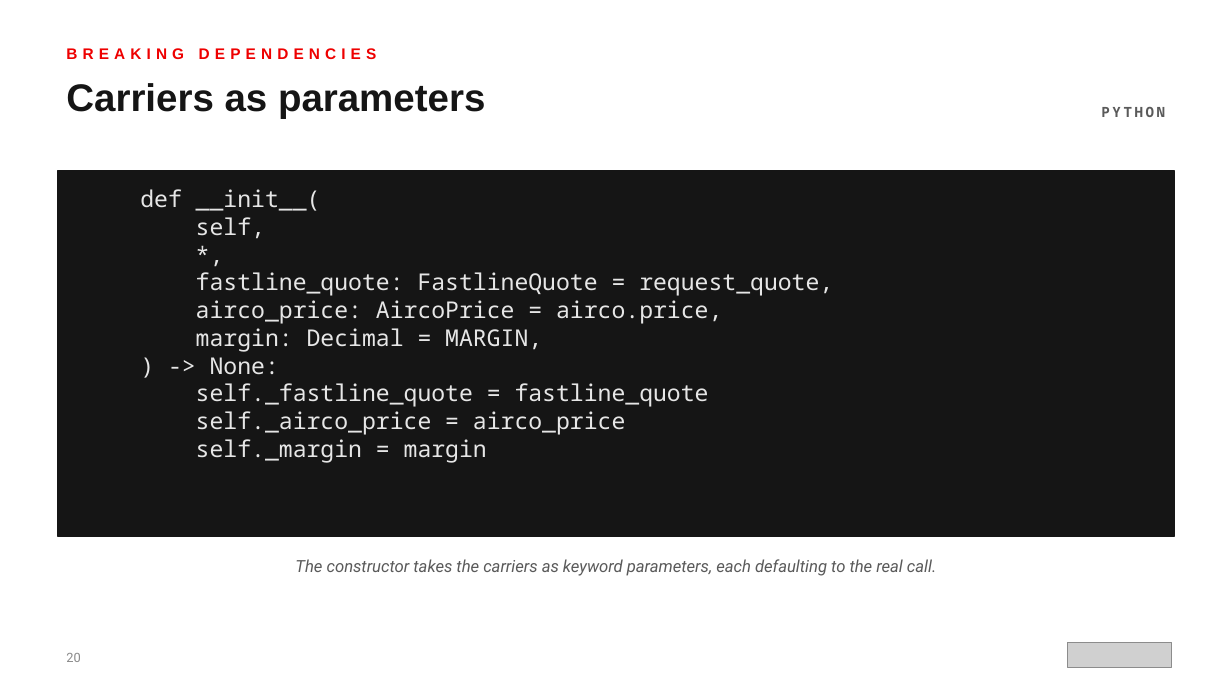
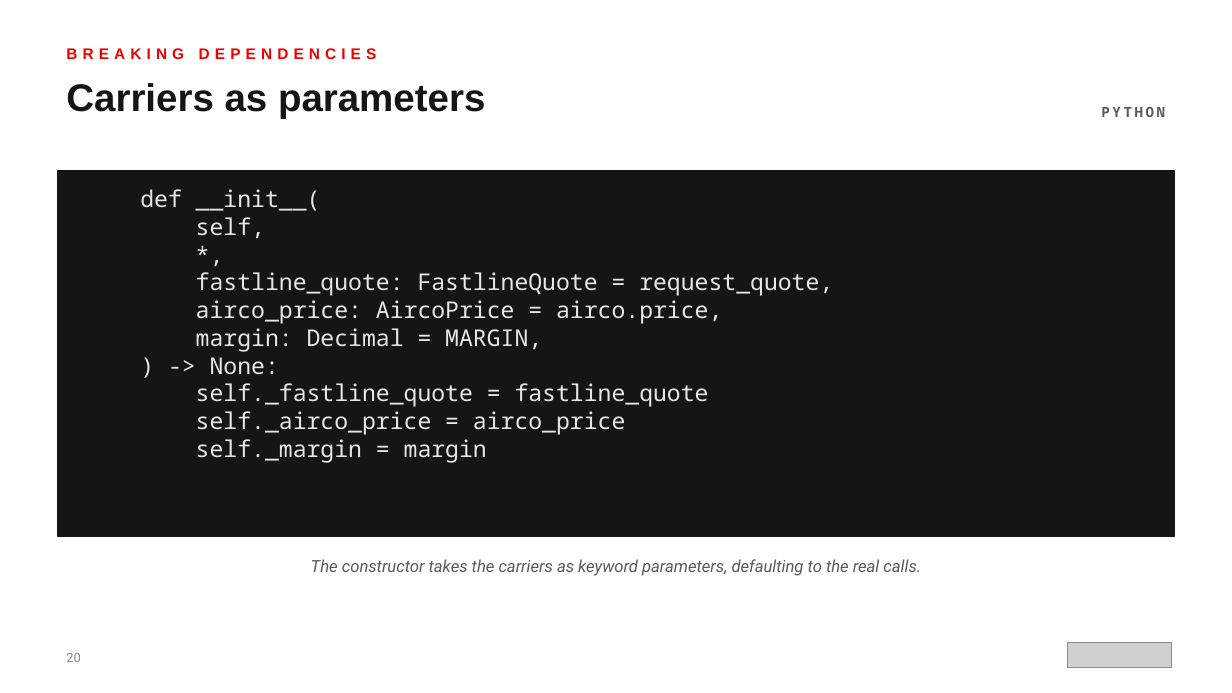
Before and after one commit to patterncatalyst/design-patterns-with-python, a slide deck: slide 20 of presentation/design-patterns-with-python-301-testing-legacy-and-ai.pptx. Drawn at 1232x693 pixels with LibreOffice and Linux fonts; fonts in the diff are those of the drawing; grey boxes stand for pictures. Boxes give left, top, right and bottom in pixels: in the first picture for what was removed or moved away, otherwise in the second. Text is boxed around its words. In the diff, an @@ line names an element or a change of style, - is before the commit and + after.

```diff
--- a/presentation/design-patterns-with-python-301-testing-legacy-and-ai.pptx
+++ b/presentation/design-patterns-with-python-301-testing-legacy-and-ai.pptx
@@ text at [311,559,921,576]: text changed @@
-The constructor takes the carriers as keyword parameters, each defaulting to the real call.
+The constructor takes the carriers as keyword parameters, defaulting to the real calls.
```
Also in this commit, not shown: 5 other slides changed, 3 other files.
